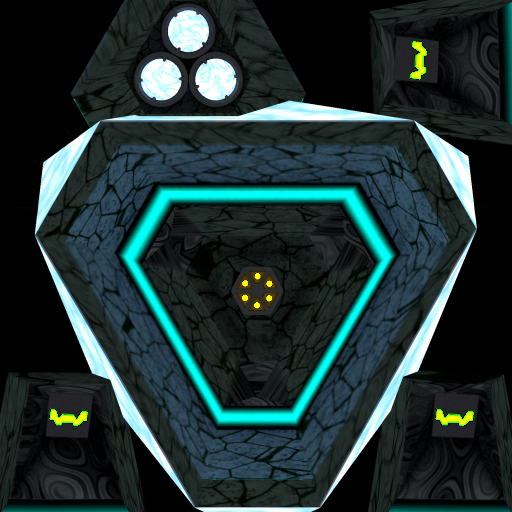
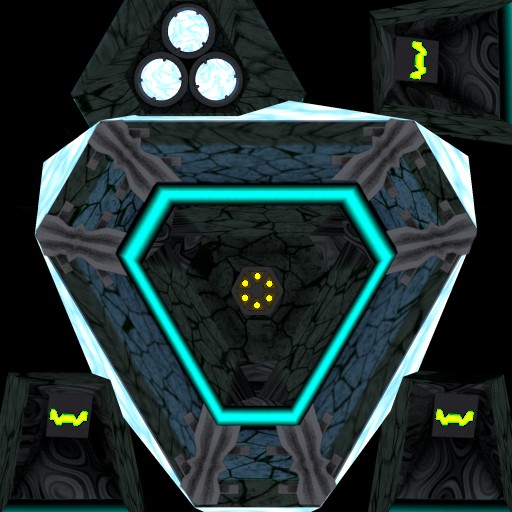
The second 512x512 image is a revision of the first. Changes to its layers:
added layer "clamps.png" above "groove.png#3" over 35, 117, 478, 506
